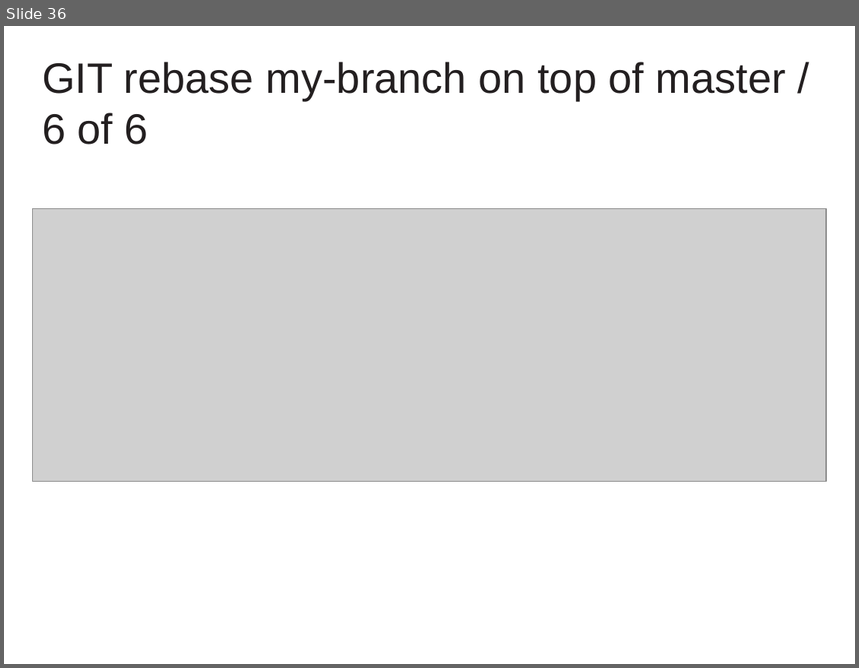
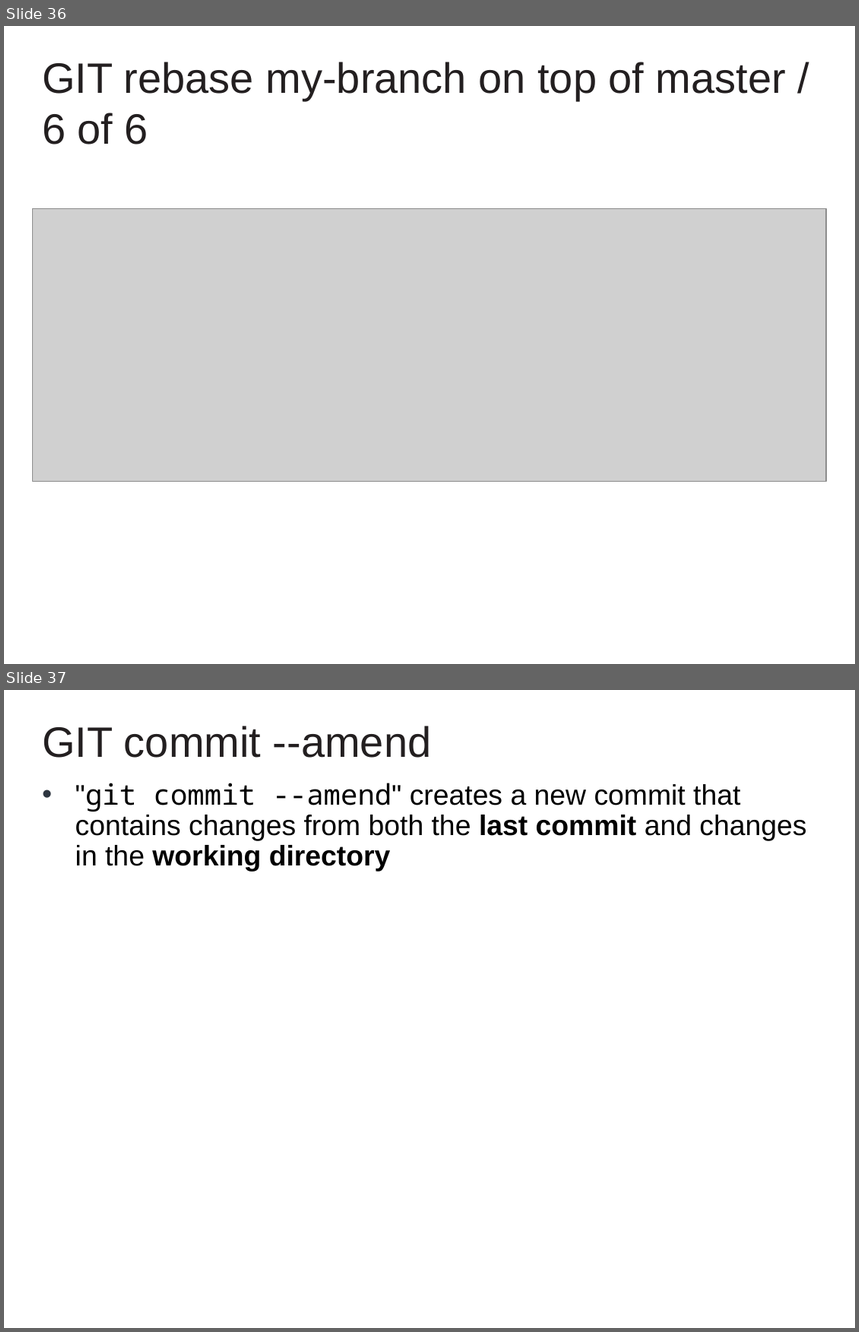
Before and after one commit to cvmocanu/git-presentation, a slide deck: GIT Presentation.pptx. Shown one above the other, each under a label of ours: slide 36 before the commit, slides 36 and 37 after it. The pictures are 859x668 and 859x1332 pixels, drawn with LibreOffice and Linux fonts; fonts in the diff are those of the drawing; grey boxes stand for pictures; background and template pictures are left out. Boxes give left, top, right and bottom in pixels: in the first picture for what was removed or moved away, otherwise in the second. Text is boxed around its words. In the diff, an @@ line names an element or a change of style, - is before the commit and + after.

```diff
--- a/GIT Presentation.pptx
+++ b/GIT Presentation.pptx
@@ slide 37 added at <box>4,690,855,1328</box>, background #FFFFFF @@
@@ text added at <box>42,726,431,758</box>, 36 pt, text #231F20 @@
+GIT commit --amend
@@ text added at <box>75,783,807,872</box>, 24 pt, text #000000 @@
+• "git commit --amend" creates a new commit that contains changes from both the last commit and changes in the working directory
```
Also in this commit, not shown: 1 slide changed, 3 other slides added.
